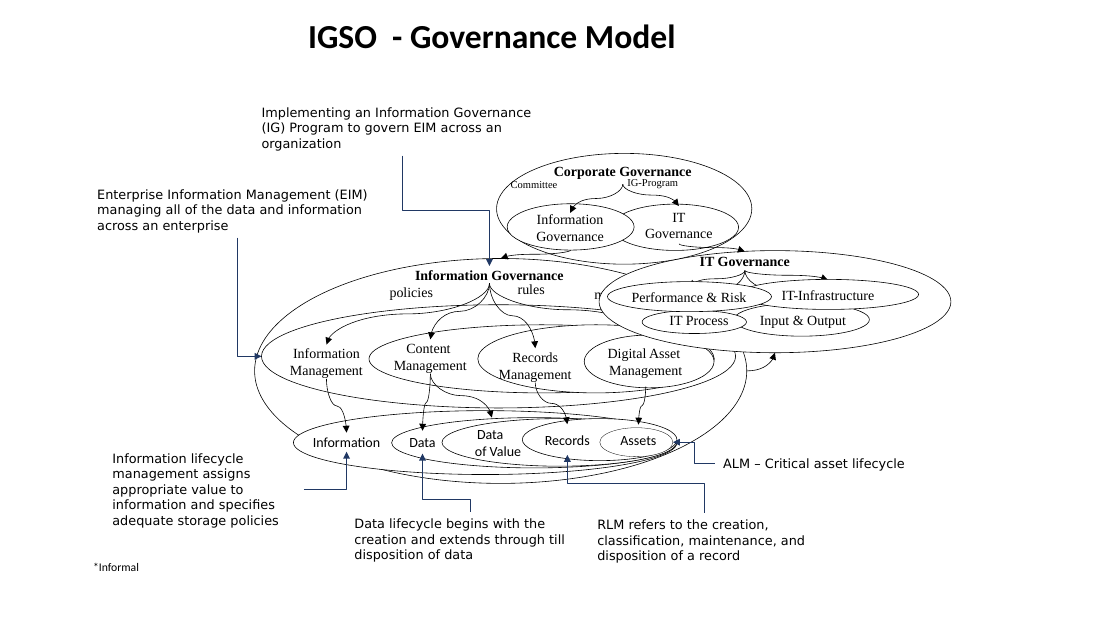
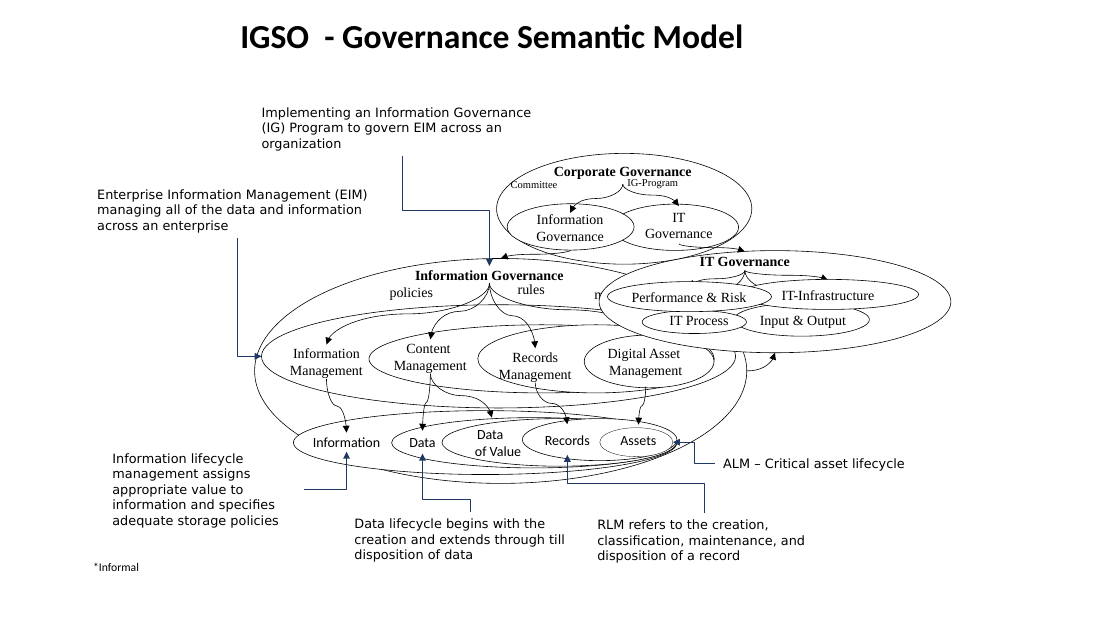
Before and after one commit to alphaOmegaOnGithub/igsonto, a slide deck: slide 1 of ppt/IGSO-Frameworksv0.9.pptx. Drawn at 1120x630 pixels with LibreOffice and Linux fonts; fonts in the diff are those of the drawing. Boxes give left, top, right and bottom in pixels: in the first picture for what was removed or moved away, otherwise in the second. Text is boxed around its words. In the diff, an @@ line names an element or a change of style, - is before the commit and + after.

```diff
--- a/ppt/IGSO-Frameworksv0.9.pptx
+++ b/ppt/IGSO-Frameworksv0.9.pptx
@@ title at [240, 24, 744, 49]: text changed @@
-IGSO - Governance Model
+IGSO - Governance Semantic Model
```
Also in this commit, not shown: 6 other slides changed, 13 other files.
